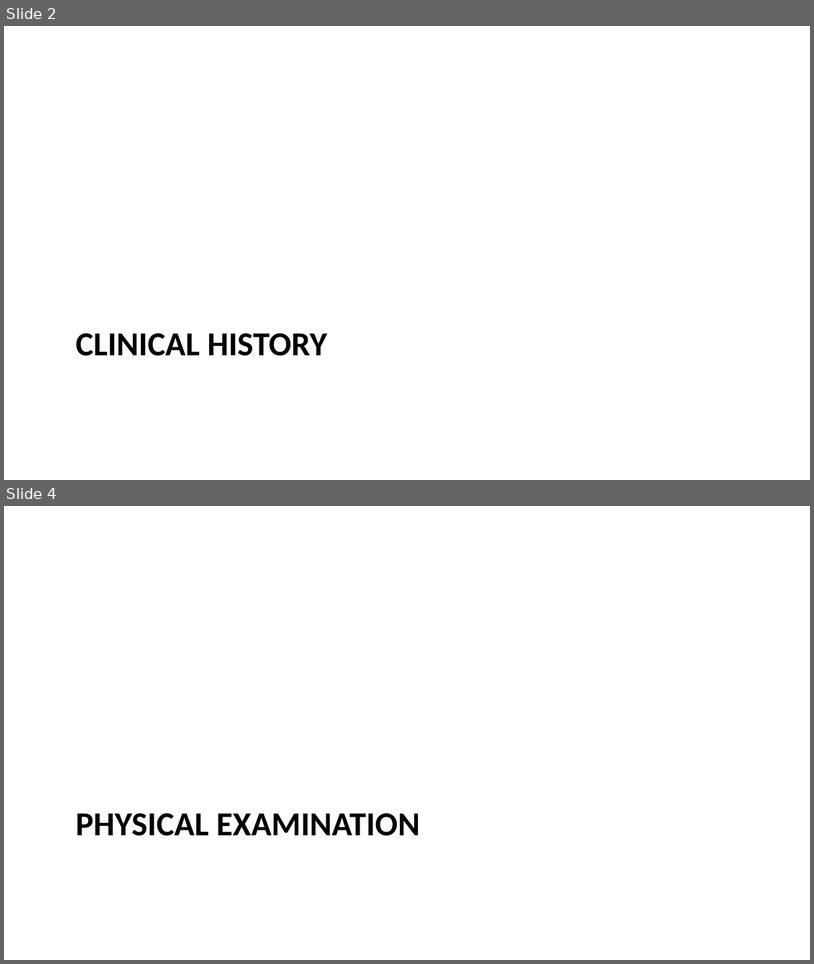
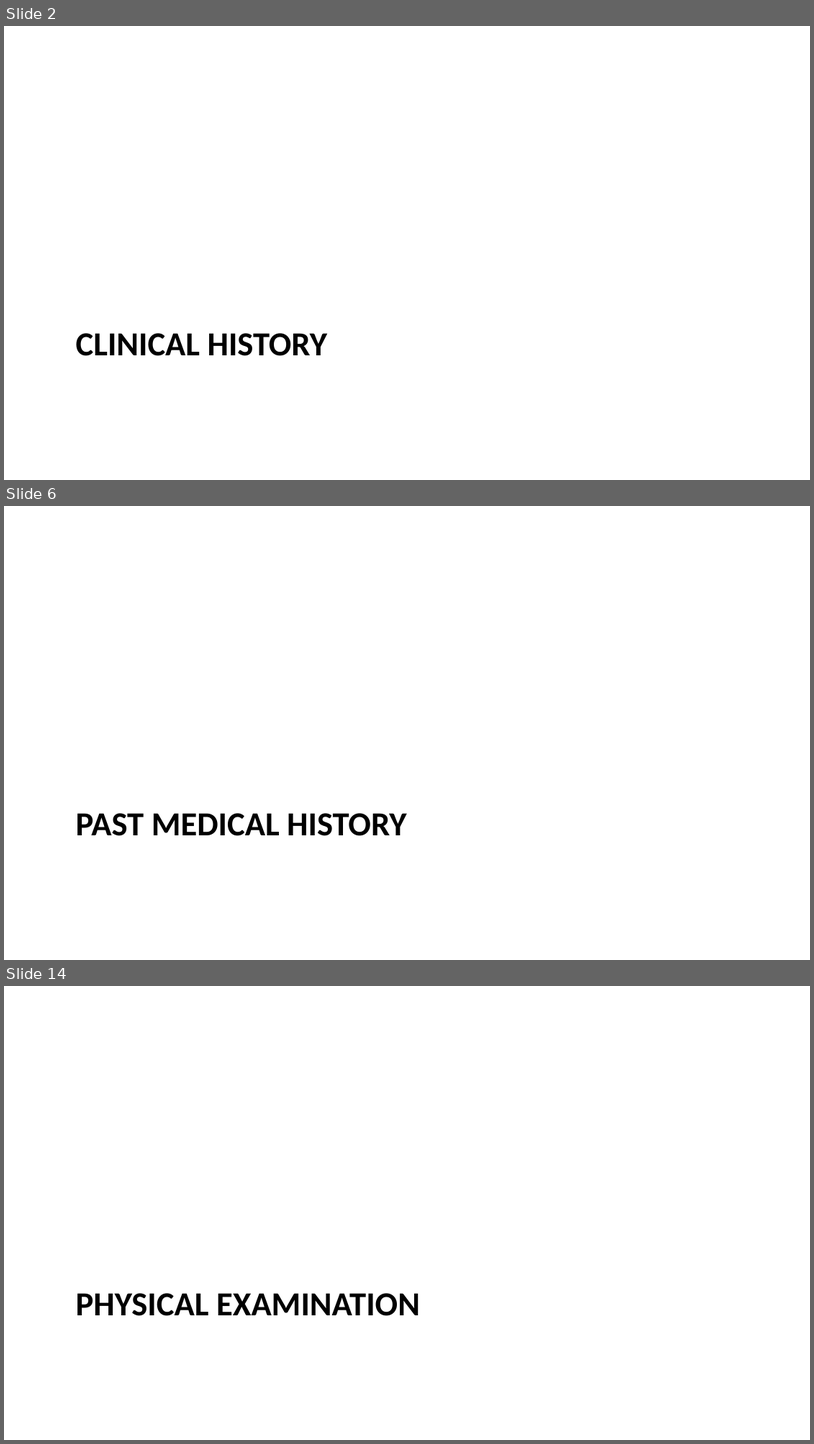
Before and after one commit to lricher7329/lricher7329.github.io, a slide deck: docs/cases/pots.pptx. Shown one above the other, each under a label of ours: slides 2 and 4 before the commit, slides 2, 6 and 14 after it; the slides between them are not shown. The pictures are 814x964 and 814x1444 pixels, drawn with LibreOffice and Linux fonts; fonts in the diff are those of the drawing. Boxes give left, top, right and bottom in pixels: in the first picture for what was removed or moved away, otherwise in the second. Text is boxed around its words. In the diff, an @@ line names an element or a change of style, - is before the commit and + after.

```diff
--- a/docs/cases/pots.pptx
+++ b/docs/cases/pots.pptx
@@ slide 6 added at (4,506,810,960), background #FFFFFF @@
@@ title added at (76,813,406,836), 30 pt, text #000000, bold @@
+PAST MEDICAL HISTORY
@@ what was slide 4 is now slide 14 @@
```
Also in this commit, not shown: 4 slides changed, 18 other slides added, 10 other files.
